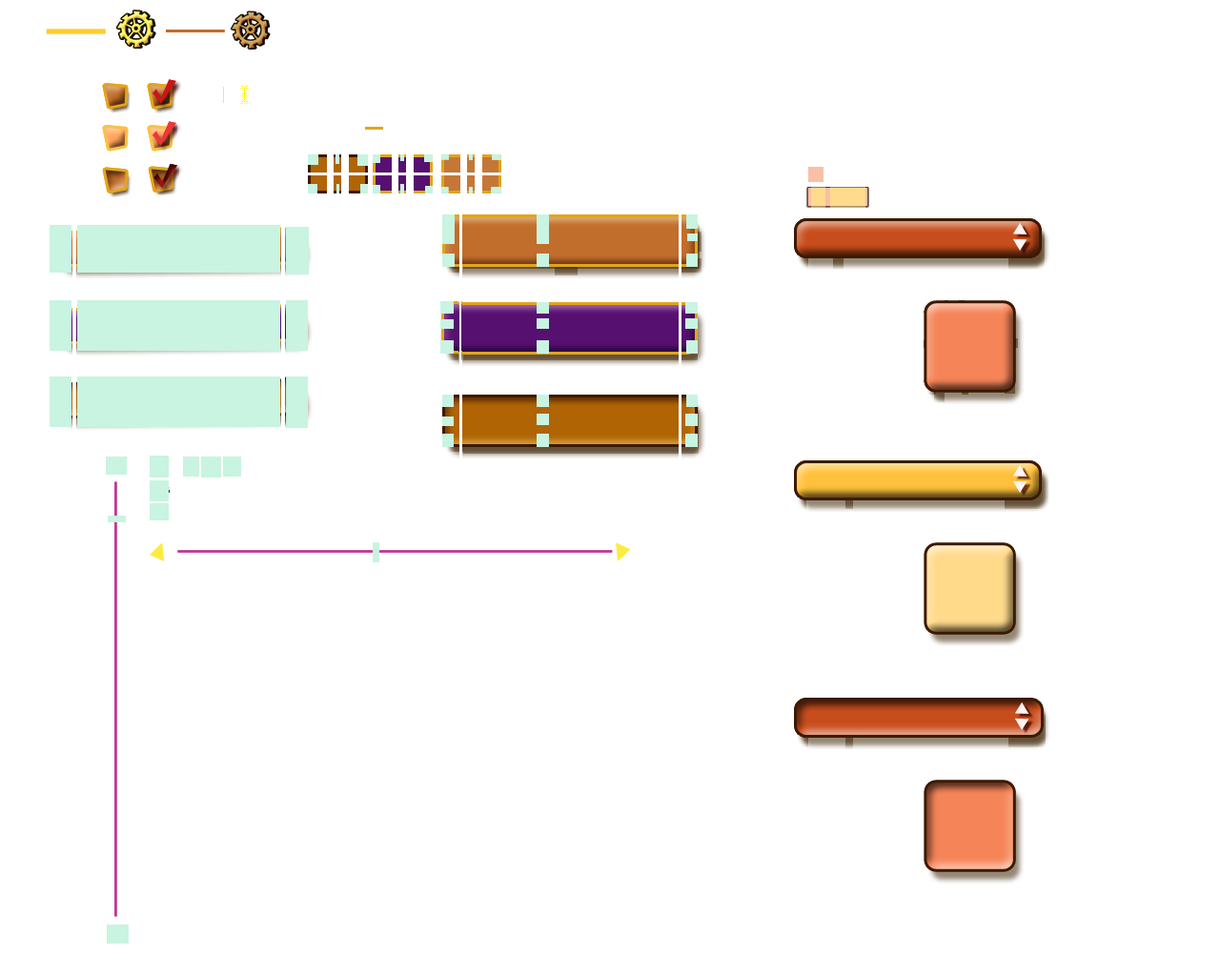
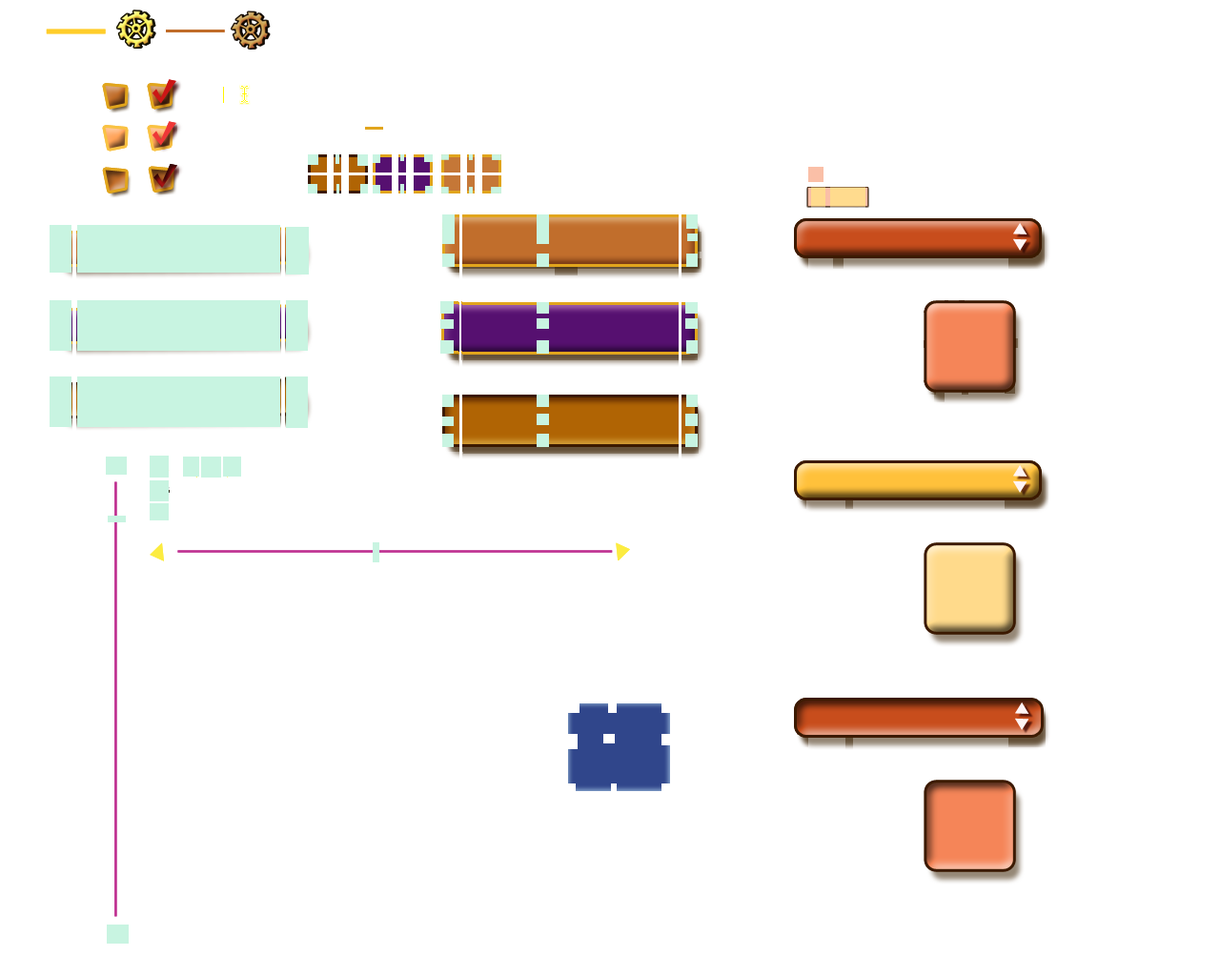
The second 1220x976 image is a revision of the first. Changes to its layers:
painted on "IMAGE" over [568, 703, 671, 792]
